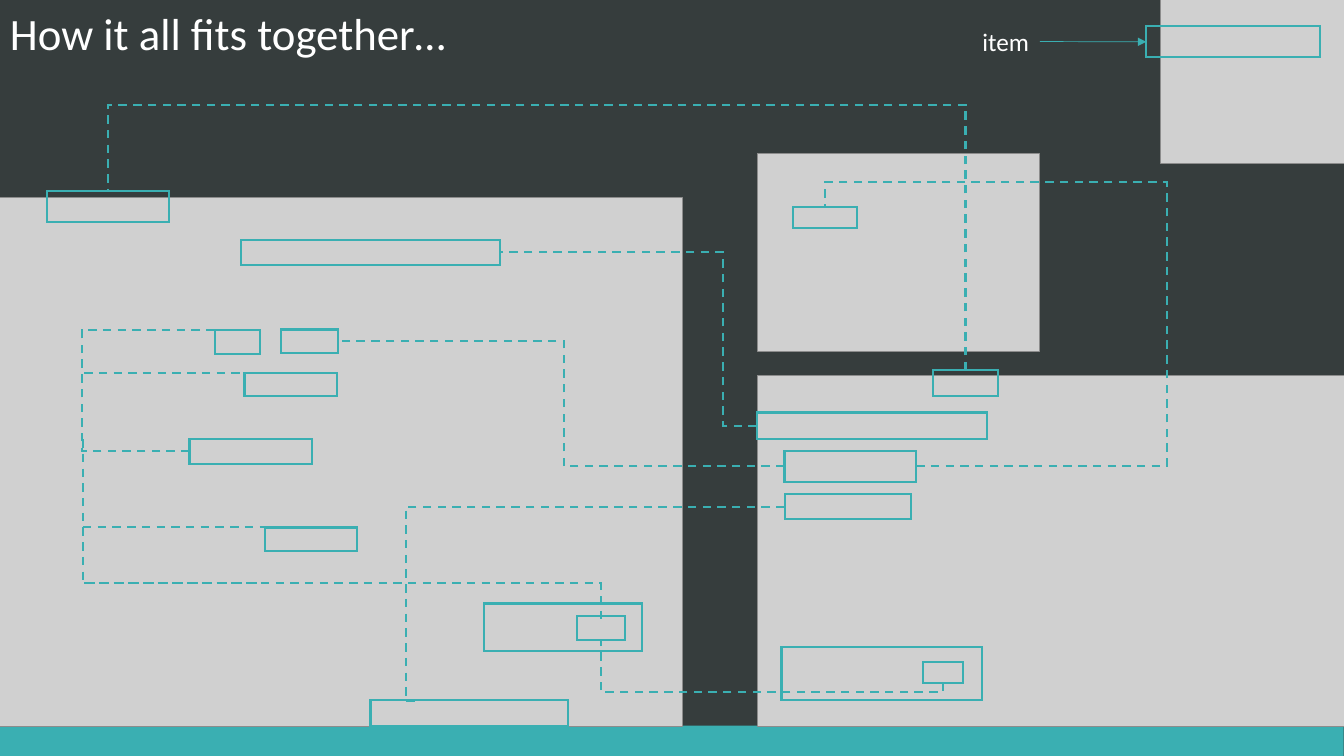
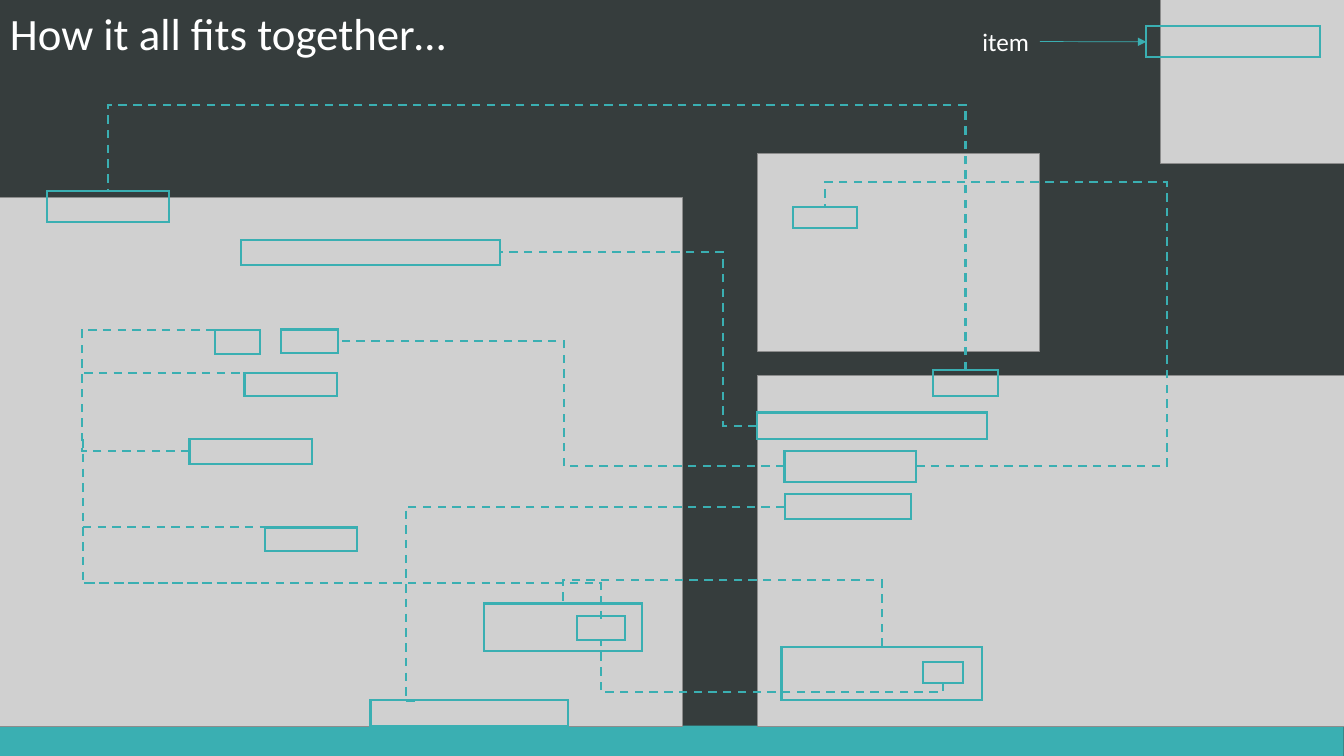
Before and after one commit to chcaru/workshop, a slide deck: slide 7 of workshop2/presentation.pptx. Drawn at 1344x756 pixels with LibreOffice and Linux fonts; fonts in the diff are those of the drawing; grey boxes stand for pictures. Boxes give left, top, right and bottom in pixels: in the first picture for what was removed or moved away, otherwise in the second. Text is boxed around its words. In the diff, an @@ line names an element or a change of style, - is before the commit and + after.

```diff
--- a/workshop2/presentation.pptx
+++ b/workshop2/presentation.pptx
@@ elbow line added from (882, 647) to (563, 604), #3AAFB2 1.5 pt dashed @@
```
Also in this commit, not shown: 2 other slides changed.
